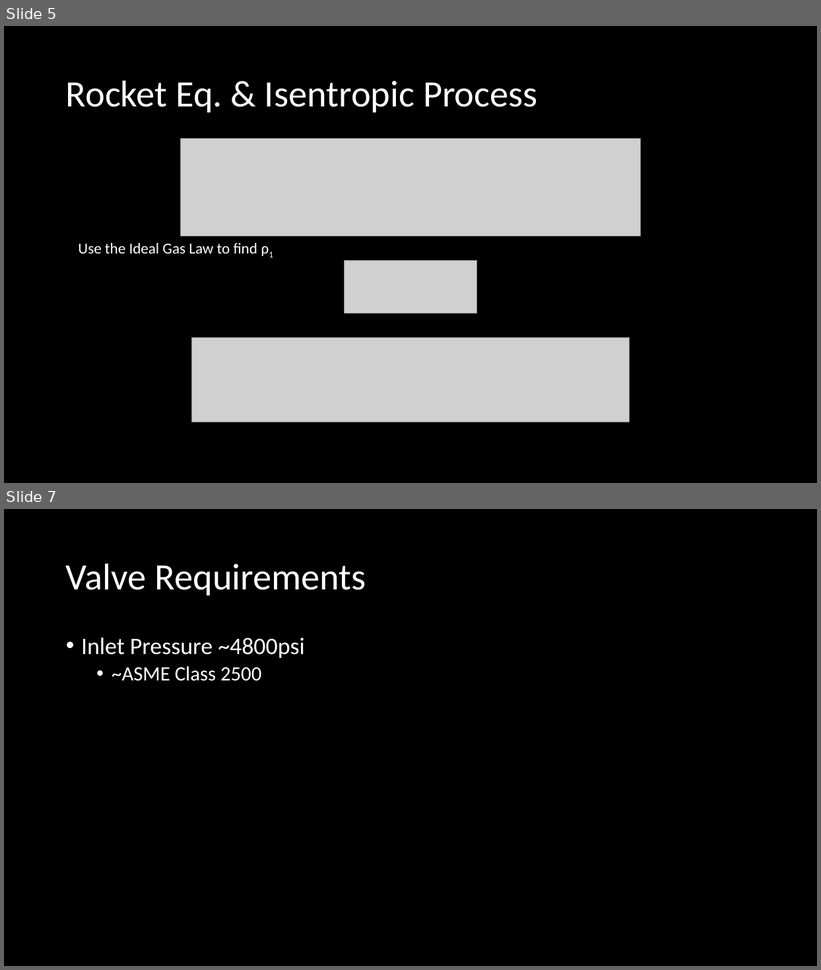
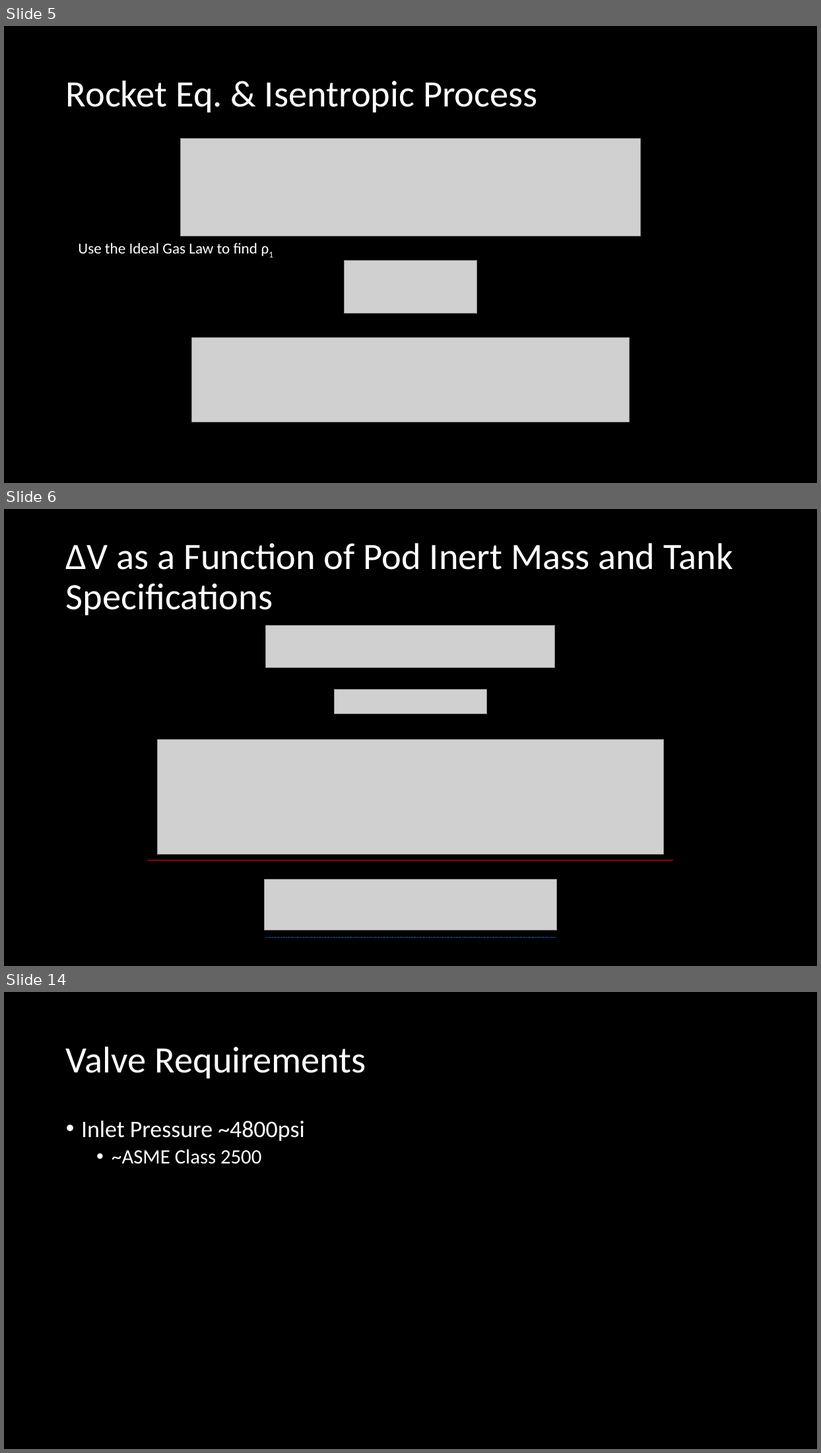
Before and after one commit to Kent1701/Cal_Poly_SLO_Hyperloop_Propulsion_2019_2020, a slide deck: Presentations/CDR_Prop.pptx. Shown one above the other, each under a label of ours: slides 5 and 7 before the commit, slides 5, 6 and 14 after it; the slides between them are not shown. The pictures are 821x970 and 821x1453 pixels, drawn with LibreOffice and Linux fonts; fonts in the diff are those of the drawing; grey boxes stand for pictures. Boxes give left, top, right and bottom in pixels: in the first picture for what was removed or moved away, otherwise in the second. Text is boxed around its words. In the diff, an @@ line names an element or a change of style, - is before the commit and + after.

```diff
--- a/Presentations/CDR_Prop.pptx
+++ b/Presentations/CDR_Prop.pptx
@@ slide 6 added at (x1=4, y1=509, x2=817, y2=966), background #000000 @@
@@ title added at (x1=66, y1=543, x2=733, y2=615), 44 pt, text #FFFFFF @@
+ΔV as a Function of Pod Inert Mass and Tank Specifications
@@ picture added at (x1=266, y1=626, x2=556, y2=668) @@
@@ picture added at (x1=335, y1=690, x2=487, y2=714) @@
@@ picture added at (x1=158, y1=739, x2=664, y2=855) @@
@@ line added from (147, 860) to (674, 860), #FF0000 0.5 pt @@
@@ picture added at (x1=265, y1=880, x2=557, y2=931) @@
@@ line added from (265, 938) to (556, 938), #0070C0 0.5 pt dashed @@
@@ what was slide 7 is now slide 14 @@
```
Also in this commit, not shown: 2 slides changed, 7 other slides added, 1 slide removed, 4 other files.
